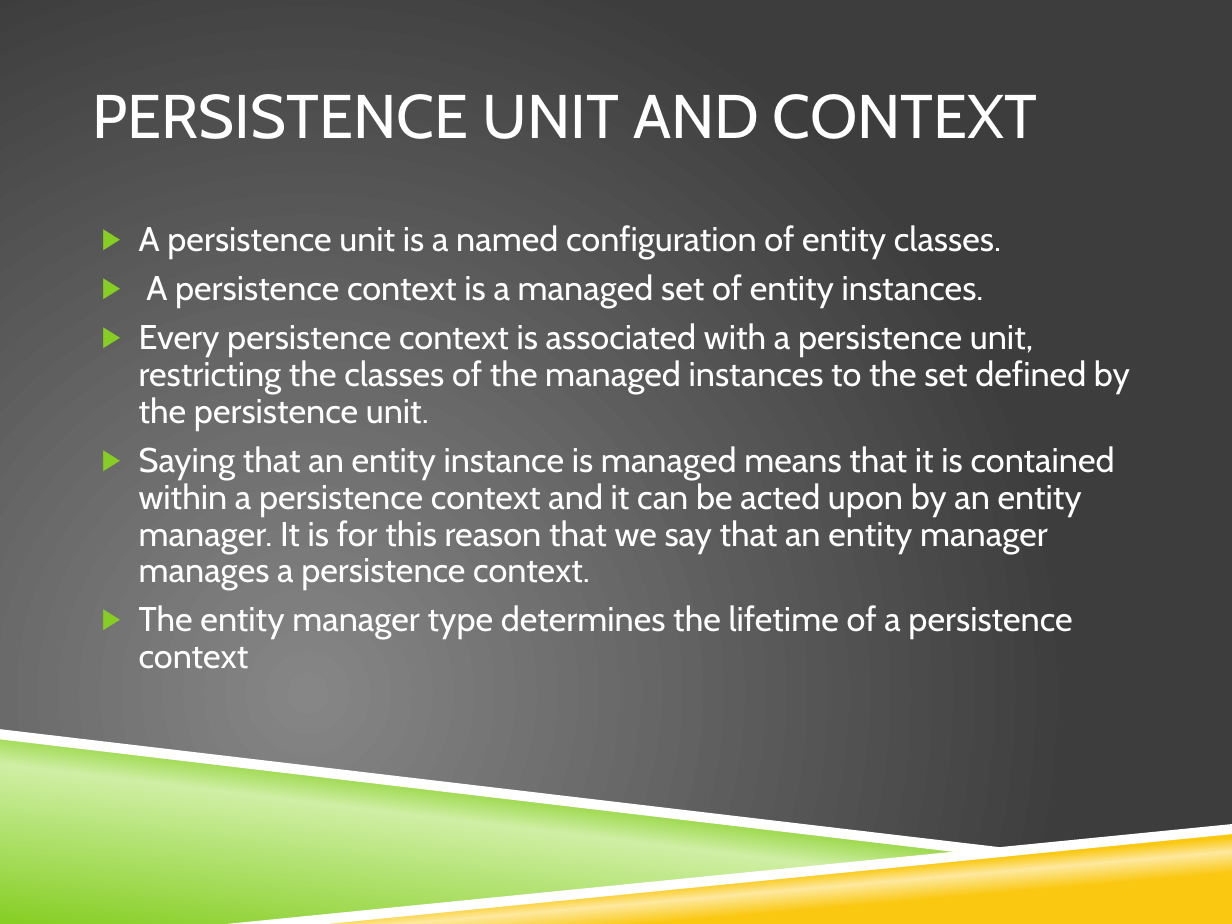
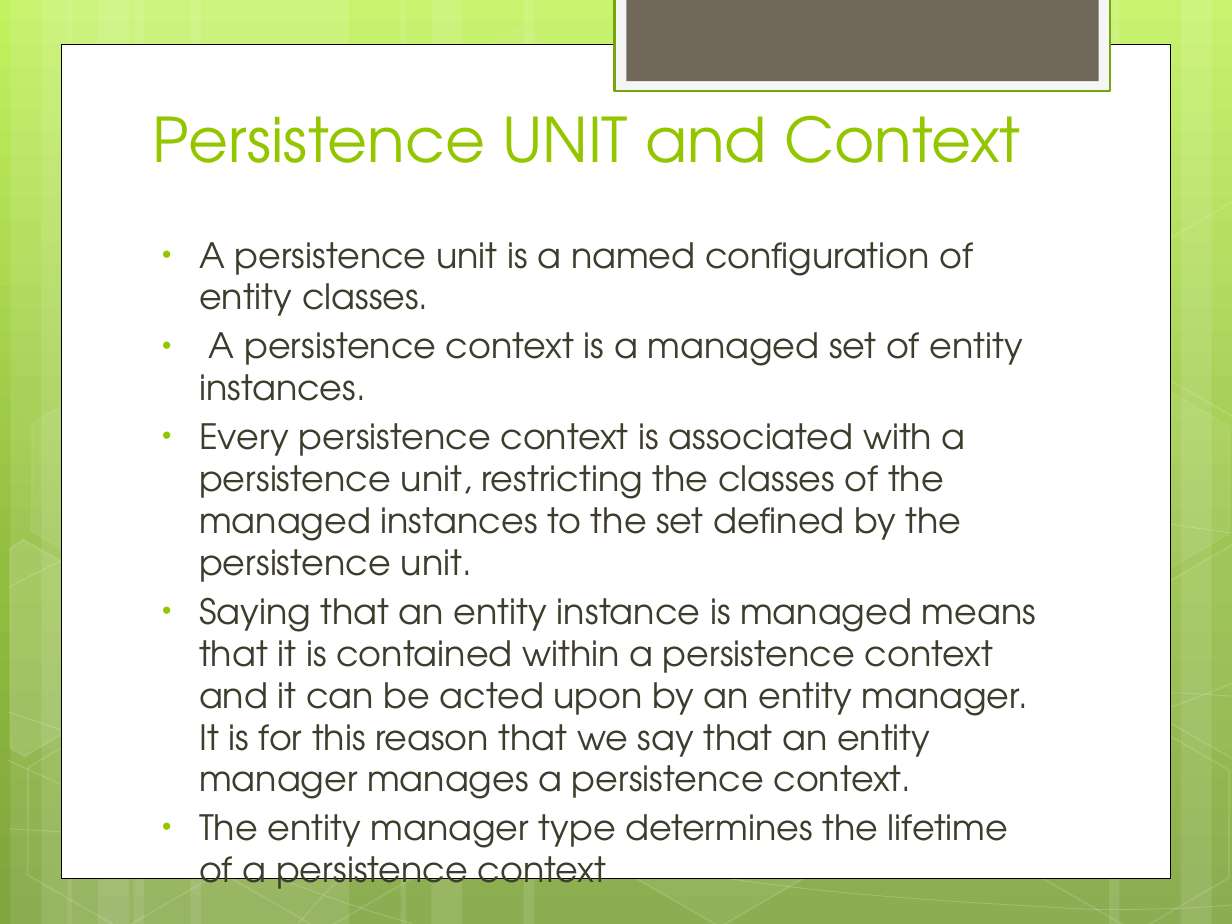
Before and after one commit to IPython-Learn/jpa-training, a slide deck: slide 6 of JPA2.1_Presentation.pptx. Drawn at 1232x924 pixels with LibreOffice and Linux fonts; fonts in the diff are those of the drawing; background and template pictures are left out. Boxes give left, top, right and bottom in pixels: in the first picture for what was removed or moved away, otherwise in the second. Text is boxed around its words. In the diff, an @@ line names an element or a change of style, - is before the commit and + after.

Commit message:
Second level cache config

```diff
--- a/JPA2.1_Presentation.pptx
+++ b/JPA2.1_Presentation.pptx
@@ background picture (left out) to gradient #C3F35F to #93BF3F to #81A53E @@
@@ rectangle added at box(615, 0, 1110, 91), fill #F5F5F5, outline #74A510 1.25 pt @@
@@ rectangle added at box(626, 0, 1098, 81), fill #71685A @@
@@ rectangle added at box(62, 44, 1170, 877), fill #FFFFFF, outline #000000 0.5 pt @@
@@ title "Persistence UNIT and Context" at box(153, 115, 1021, 163): vertical alignment middle to bottom @@
@@ title at box(153, 115, 1021, 163): text changed; font Cabin to TeX Gyre Adventor; text colour #FFFFFF to #94C600 @@
-PERSISTENCE UNIT AND CONTEXT
+Persistence UNIT and Context
@@ group added at box(0, 0, 1232, 924): 12 rectangles, 8 hexagons, 5 freeform shapes @@
@@ text "A persistence unit is a ...": place and size @@
-text "A persistence unit is a ..." at box(139, 225, 1130, 669)
+text "A persistence unit is a ..." at box(199, 242, 1036, 898)
@@ text "A persistence unit is a ..." at box(199, 242, 1036, 898): size 20 to 20.4 pt, font Cabin to TeX Gyre Adventor, text colour #FFFFFF to #3E3D2D; bullet ▶ to •; line spacing 0.9 to 1; less space between paragraphs; bullet colour #86CE24 to #94C600 @@
@@ freeform shape: place and size @@
-freeform shape at box(0, 729, 1025, 854)
+freeform shape at box(9, 679, 1232, 838)
@@ freeform shape at box(9, 679, 1232, 838): fill #FFFFFF to none; outline none to #FFFFFF 0.5 pt @@
@@ freeform shape: place and size @@
-freeform shape at box(0, 736, 976, 924)
+freeform shape at box(9, 712, 1232, 912)
@@ freeform shape at box(9, 712, 1232, 912): fill gradient #86CE24 to #CFEFA4 to none; outline none to #FFFFFF 0.5 pt @@
@@ freeform shape: place and size @@
-freeform shape at box(244, 828, 1232, 924)
+freeform shape at box(298, 691, 1232, 923)
@@ freeform shape at box(298, 691, 1232, 923): fill gradient #FAC810 to #FDE99F to none; outline none to #FFFFFF 0.5 pt @@
@@ freeform shape removed at box(227, 824, 1232, 924) @@
```
Also in this commit, not shown: 11 other slides changed, 10 slides added, 1 slide removed, 6 other files.
